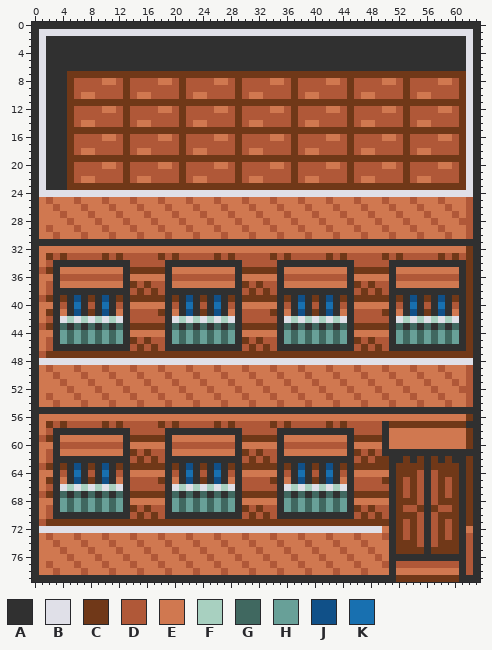
A sprite sheet gets an edit: Animations/edificio4/Default/000.png. That is the earlier state.
The file is 256x320 pixels, drawn in blocks of 4x4; one block is one cell here.
Palette (. is transparent): A #303030  B #e0e0e8  C #703818  D #b05838  E #d07850  F #a8d0c0  G #406860  H #68a098  J #105088  K #1870b0
The result:
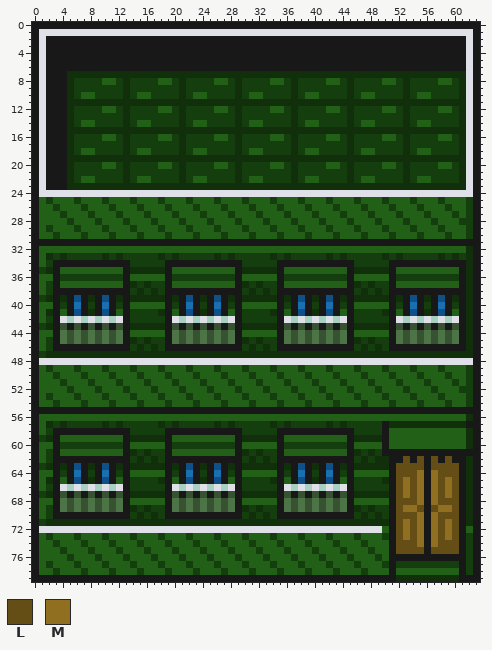
Colours new in this view: L #654e15  M #906f20
What changed:
@@ palette @@
-A #303030
+A #181818
-C #703818
+C #102f0a
-D #b05838
+D #153e0e
-E #d07850
+E #226017
-G #406860
+G #365231
-H #68a098
+H #4d7446
@@ x 50..62 @@
 61 AAAAAAAAAAAAA
-62 CAACACACACAAC
-63 CACCCCACCCCAC
-64 EACCCDADCCCAC
-65 CACDCDADCDCAC
-66 DACDCDADCDCAC
-67 CACDCDADCDCAC
-68 EACCCDADCCCAC
-69 DACDDCACDDCAC
-70 DACCCDADCCCAC
-71 CACDCDADCDCAC
-72 EACDCDADCDCAE
-73 DACDCDADCDCAD
-74 EACCCDADCCCAD
-75 EACCCCACCCCAD
+62 CAALALALALAAC
+63 CALLLLALLLLAC
+64 EALLLMAMLLLAC
+65 CALMLMAMLMLAC
+66 DALMLMAMLMLAC
+67 CALMLMAMLMLAC
+68 EALLLMAMLLLAC
+69 DALMMLALMMLAC
+70 DALLLMAMLLLAC
+71 CALMLMAMLMLAC
+72 EALMLMAMLMLAE
+73 DALMLMAMLMLAD
+74 EALLLMAMLLLAD
+75 EALLLLALLLLAD
 76 EAAAAAAAAAAAD
Pixel boxes of the changes (left, top, right, bottom) in both pictures:
changed: (32, 22, 480, 582)
